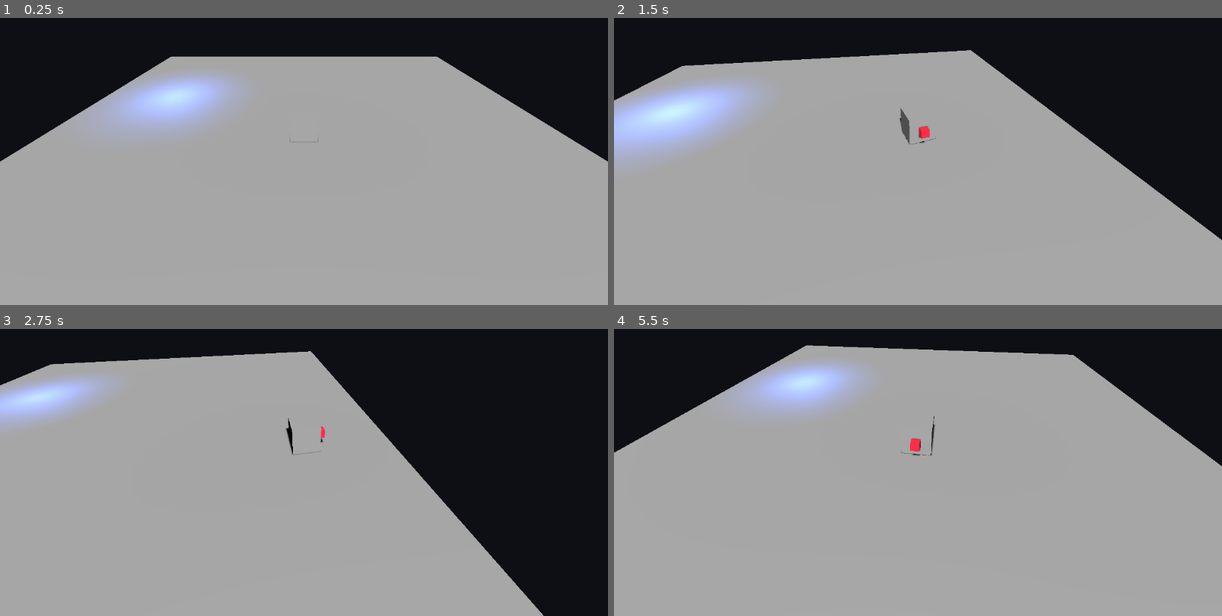
Above: before the commit, frames 1-4 (two rows, left to right).
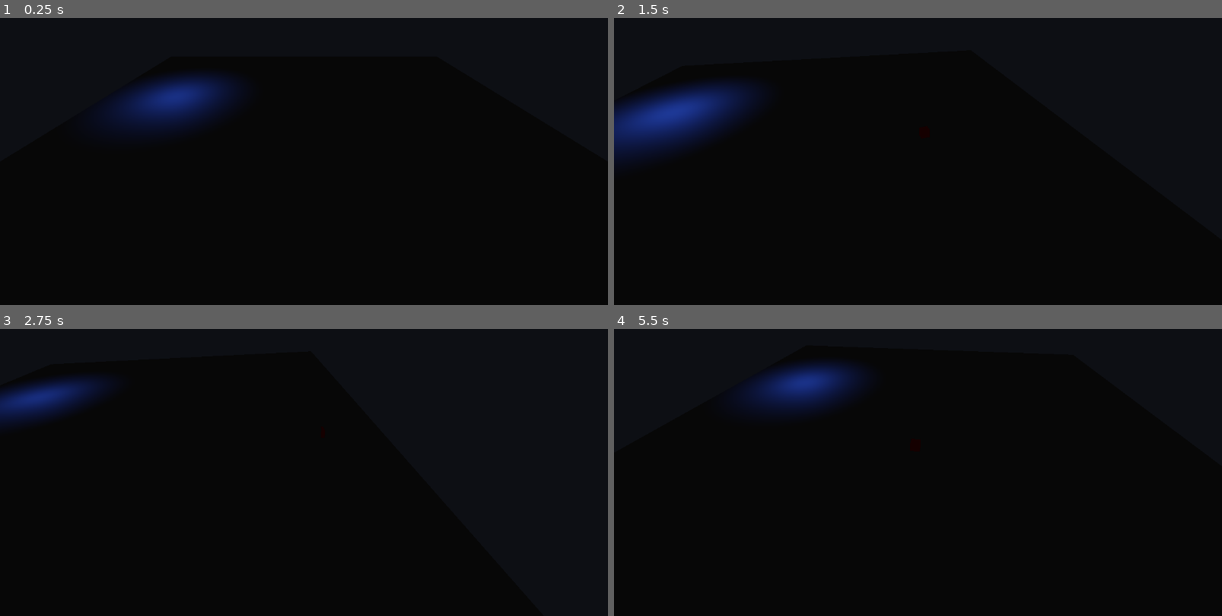
Above: after the commit, the same moments.

Repository: RUB1C/VOIDHEART_Taller_4_Programacion_Grafica
Game: Godot game, scene res://zona_b.tscn
Same seed, same stepped clock (60 frames per second), same inputs: the game is played once before the commit and once after it.
Inputs:
- Up to frame 1 (0.25 s): no input
- Up to frame 2 (1.5 s): tap Enter at 0.5 s; hold D 0.53-1.28 s; tap T at 0.6, 1.35 s; hold S from 1.28 s (still down)
- Up to frame 3 (2.75 s): release S at 2.03 s; hold D from 2.03 s (still down); hold E from 2.03 s (still down); tap T at 2.3 s
- Up to frame 4 (5.5 s): release D at 2.78 s; release E at 2.78 s; hold W 2.78-3.53 s; tap T at 2.85, 3.6, 4.55, 5.1 s; hold A 3.53-5.03 s; tap E at 4.35 s; hold S from 5.03 s (still down)

The runs differ from the first frame. In frame 1, 76% of the frame differs, in the area x 0-100%, y 13-100%; in frame 2, 73%; in frame 3, 63%; in frame 4, 82%, in the area x 0-100%, y 5-100%.

Commit message:
Creación de disparador
Cree un nodo Area3D en donde haré que al caminar por ahi y/o presionar una tecla (Q para testear, la iluminación cambie, simulando el nivel de estrés

Diff:
--- /dev/null
+++ b/voidheart-taller-4/disparador.gd
@@ -0,0 +1,22 @@
+class_name Disparador
+extends Area3D
+
+signal evento(posicion: Vector3)
+
+@export var tecla: Key = KEY_T
+@export var que_representa := "estres_alto_perseguidor"
+var antes := false
+
+func _enter_tree() -> void:
+	add_to_group("disparadores")
+
+func _ready() -> void:
+	body_entered.connect(func(_cuerpo: Node3D) -> void:
+		evento.emit(global_position)
+	)
+
+func _physics_process(_delta: float) -> void:
+	var ahora := Input.is_key_pressed(tecla)
+	if ahora and not antes:
+		evento.emit(global_position)
+	antes = ahora
--- a/voidheart-taller-4/zona_b.tscn
+++ b/voidheart-taller-4/zona_b.tscn
@@ -8,6 +8,7 @@
 [ext_resource type="Script" uid="uid://b18pjmri7820" path="res://agarrador.gd" id="6_r0ps7"]
 [ext_resource type="Script" uid="uid://b70v78f8ujbl7" path="res://camara_seguidora.gd" id="7_61dqb"]
 [ext_resource type="Script" uid="uid://bk8lmx72it68g" path="res://luz_parpadeante.gd" id="8_n70iv"]
+[ext_resource type="Script" uid="uid://t6m7kr00dl0x" path="res://disparador.gd" id="9_r8jko"]
 
 [sub_resource type="PlaneMesh" id="PlaneMesh_dpv7s"]
 size = Vector2(20, 20)
@@ -39,6 +40,9 @@
 ambient_light_color = Color(0.08235294, 0.08235294, 0.08235294, 1)
 tonemap_mode = 2
 
+[sub_resource type="BoxShape3D" id="BoxShape3D_5h11f"]
+size = Vector3(3.7807617, 2.3546143, 2.9970703)
+
 [node name="ZonaB" type="Node3D" unique_id=42435576]
 
 [node name="Piso" type="MeshInstance3D" parent="." unique_id=786187093]
@@ -52,6 +56,7 @@
 
 [node name="Sol" type="DirectionalLight3D" parent="." unique_id=1498713672]
 transform = Transform3D(1, 0, 0, 0, 0.707107, 0.707107, 0, -0.707107, 0.707107, 0, 4, 0)
+light_energy = 0.0
 shadow_enabled = true
 
 [node name="Jugador" type="CharacterBody3D" parent="." unique_id=1581109499]
@@ -108,8 +113,18 @@
 environment = SubResource("Environment_s3cy1")
 
 [node name="LuzParpadeante" type="OmniLight3D" parent="." unique_id=1084325700]
-transform = Transform3D(1, 0, 0, 0, 1, 0, 0, 0, 1, -6.520777, 1.320154, -3.2971816)
+transform = Transform3D(1, 0, 0, 0, 1, 0, 0, 0, 1, -6.520777, 1.9007282, -3.2971816)
 light_color = Color(0.23627248, 0.42131323, 1, 1)
 light_energy = 3.0
 omni_attenuation = 2.0
 script = ExtResource("8_n70iv")
+
+[node name="Disparador" type="Area3D" parent="." unique_id=338579050]
+collision_layer = 8
+collision_mask = 3
+script = ExtResource("9_r8jko")
+tecla = 81
+
+[node name="CollisionShape3D" type="CollisionShape3D" parent="Disparador" unique_id=1664909620]
+transform = Transform3D(1, 0, 0, 0, 1, 0, 0, 0, 1, -3.3769112, 0.6773071, -2.5926943)
+shape = SubResource("BoxShape3D_5h11f")
Not shown, added: voidheart-taller-4/disparador.gd.uid
